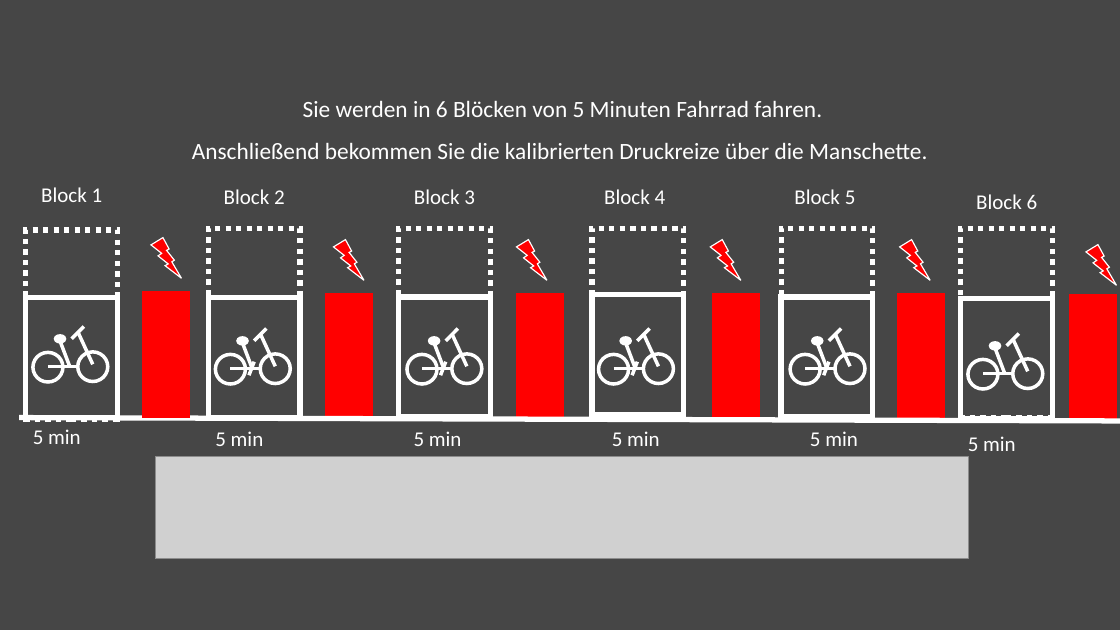
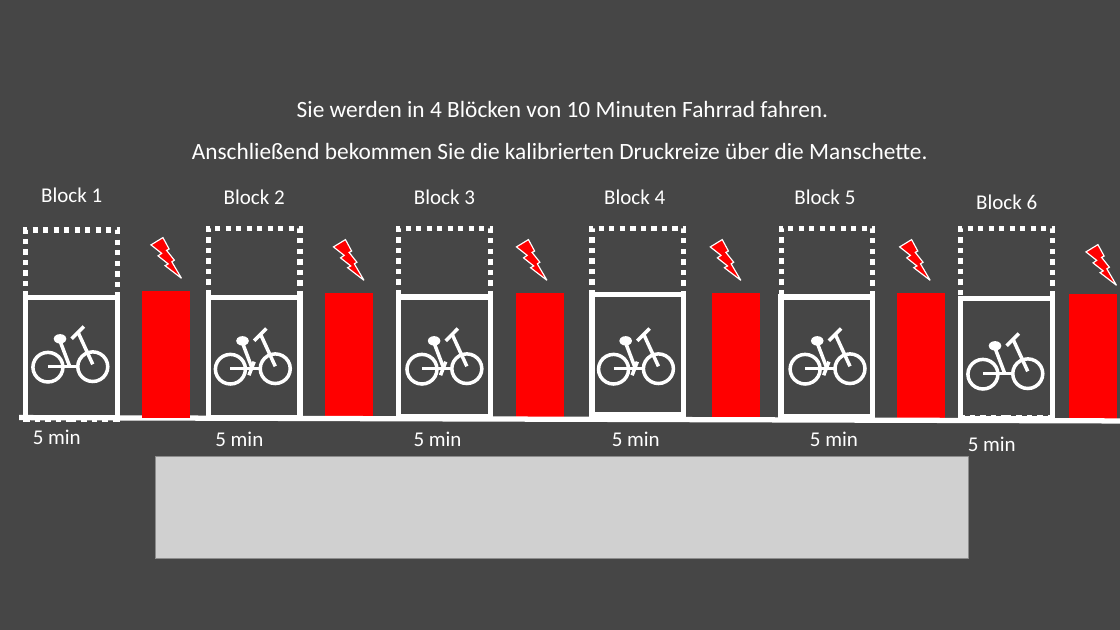
Before and after one commit to Nian-Jingqing/PEEP_fMRI, a slide deck: slide 12 of utils/img/VAS_Paradigm_Visuals.pptx (slide 11 before the commit). Drawn at 1120x630 pixels with LibreOffice and Linux fonts; fonts in the diff are those of the drawing; grey boxes stand for pictures. Boxes give left, top, right and bottom in pixels: in the first picture for what was removed or moved away, otherwise in the second. Text is boxed around its words. In the diff, an @@ line names an element or a change of style, - is before the commit and + after.

```diff
--- a/utils/img/VAS_Paradigm_Visuals.pptx
+++ b/utils/img/VAS_Paradigm_Visuals.pptx
@@ text at [297,101,828,117]: text changed @@
-Sie werden in 6 Blöcken von 5 Minuten Fahrrad fahren.
+Sie werden in 4 Blöcken von 10 Minuten Fahrrad fahren.
```
Also in this commit, not shown: 3 slides added, 33 other files.
